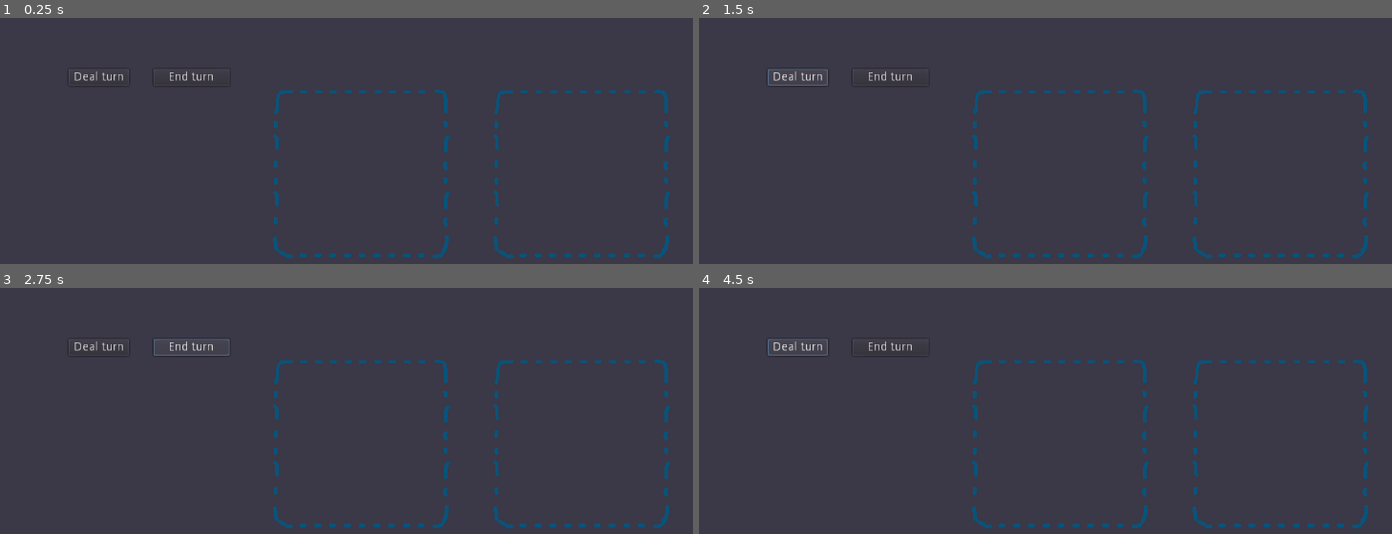
Above: before the commit, frames 1-4 (two rows, left to right).
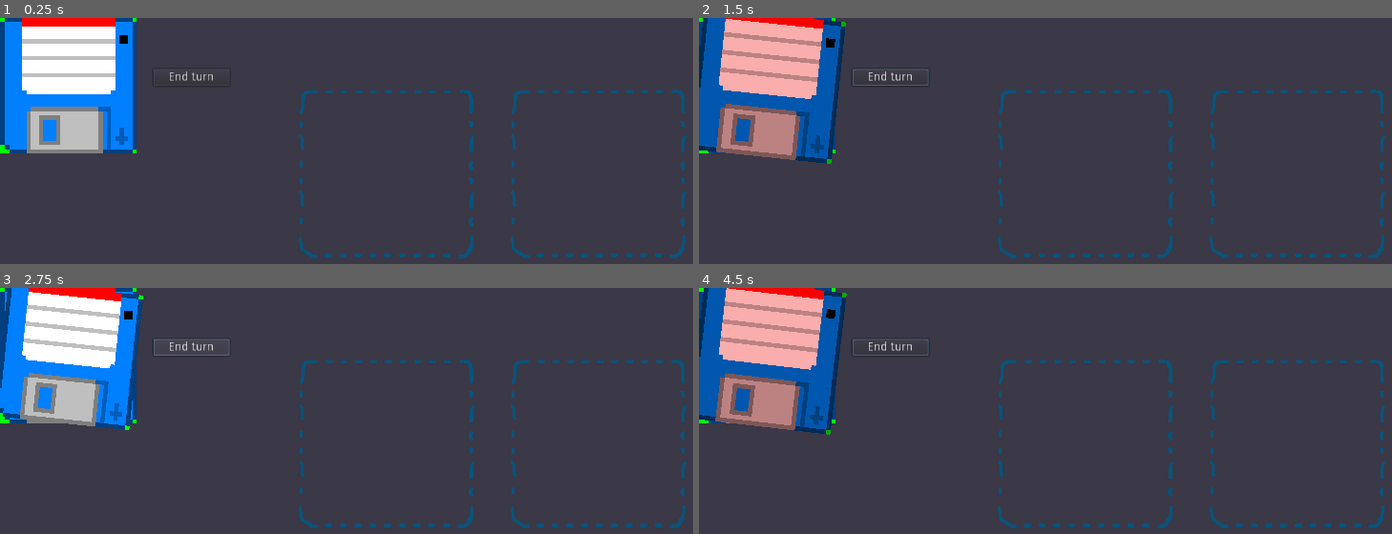
Above: after the commit, the same moments.

Repository: enricllagostera/card_system
Game: Godot game, scene res://workshop.tscn
Two runs of this game, one before a commit and one after it. Both use one fixed random seed, a clock stepped at 60 frames per second and the inputs below.
Inputs:
- Up to frame 1 (0.25 s): no input
- Up to frame 2 (1.5 s): click "End turn" at 0.5 s; click "Deal turn" at 1.25 s
- Up to frame 3 (2.75 s): click "End turn" at 2 s
- Up to frame 4 (4.5 s): click "Deal turn" at 2.75 s; click "End turn" at 3.5 s; click "Deal turn" at 4.25 s

The runs differ from the first frame. In frame 1, 13% of the frame differs, in the area x 0-100%, y 0-98%; in frame 2, 14%; in frame 3, 13%; in frame 4, 14%.
Error before the commit: Parse Error: The method "remove_from_top" isn't declared in the current class. (res://replicator.gd:12)

Commit message:
refactor(floppy_game): :art: Adapted classes to new CardContainer.

Diff:
--- a/floppy.gd
+++ b/floppy.gd
@@ -3,6 +3,7 @@
 class_name Floppy
 
 var _label := "" setget set_label, get_label
+var data = {}
 
 
 func set_label(new_label):
--- a/replicator.gd
+++ b/replicator.gd
@@ -5,10 +5,11 @@
 func run():
 	var result = []
 	print("run ", name, " logic")
-	var clone = _cards.peek_last().duplicate()
-	clone.set_id()
+	card = peek_last()
+	card.move_to(card.rect_position + Vector2(2000,0), 0.5)
+	var clone = {
+		"data": card.data.duplicate(true)
+	}
+	result.append(card)
 	result.append(clone)
-	result.append(_cards.peek_last())
-	card = remove_from_top()
-	card.move_to(card.rect_position + Vector2(2000,0), 0.5)
 	return result
--- a/scrapper.gd
+++ b/scrapper.gd
@@ -5,7 +5,11 @@
 func run():
 	var result = []
 	print("run ", name, " logic")
-	card = remove_from_top()
-	card.move_to_with_callback(card.rect_position+Vector2(0, -1000), 0.5, card, "queue_free")
+	card = peek_last()
+	card.move_to_with_callback(card.rect_position+Vector2(0, -1000), 0.5, self, "clean_up")
 	# result.append(card)
 	return result
+
+func clean_up():
+	remove(card)
+	card.queue_free()
--- a/tabletop.gd
+++ b/tabletop.gd
@@ -1,45 +1,3 @@
-extends Node2D
+extends CardContainer
 
 class_name Tabletop
-
-const UNLIMITED_CAPACITY := -1
-
-var cards :CardContainer
-
-export(int) var capacity setget set_capacity, get_capacity
-
-
-func _init():
-	cards = CardContainer.new()
-
-
-func add(card):
-	cards.add(card)
-
-
-func count():
-	return cards.count()
-
-
-func find(card):
-	return cards._find_by_id(card.id)
-
-
-func find_by_id(id):
-	return cards._find_by_id(id)
-
-
-func is_empty():
-	return cards.count() == 0
-
-
-func remove(card):
-	return cards.remove(card)
-
-
-func set_capacity(new_capacity):
-	cards.capacity = new_capacity
-
-
-func get_capacity():
-	return cards.capacity
--- a/workshop.gd
+++ b/workshop.gd
@@ -17,11 +17,22 @@
 	tabletop.capacity = tabletop_capacity
 	var initial_data = card_db.load()
 	for card_id in initial_data.keys():
-		var new_floppy = FloppyScene.instance()
-		add_child(new_floppy)
-		new_floppy.set_label(initial_data[card_id].label)
-		new_floppy.visible = false
+		var new_floppy = add_new_floppy(initial_data[card_id])
 		deck.add(new_floppy)
+	# Driver connections
+	for h in $Holders.get_children():
+		var _c = h.connect("card_placed", self, "_on_driver_card_placed", [h])
+		_c = h.connect("card_removed", self, "_on_driver_card_removed", [h])
+	fill_tabletop()
+
+
+func add_new_floppy(data):
+	var new_floppy = FloppyScene.instance()
+	add_child(new_floppy)
+	new_floppy.data = data
+	new_floppy.set_label(data.label)
+	new_floppy.visible = false
+	return new_floppy
 
 
 func fill_tabletop():
@@ -30,10 +41,10 @@
 		if deck.count() == 0:
 			_refill_player_deck()
 		if deck.count() > 0:
-			var c = deck.deal()
+			var c = deck.peek_last()
 			c.rect_position = Vector2(0,0)
 			c.visible = true
-			tabletop.add(c)
+			CardContainer.switch(c, deck, tabletop)
 
 
 func _on_DealTurnButton_button_up():
@@ -48,26 +59,24 @@
 		if (h as Holder).count() > 0:
 			var res = h.run()
 			for c in res:
-				discard_deck.add(c)
-
-
-func _on_floppy_discarded(card, _key):
-	card.visible = false
+				if c is Floppy:
+					CardContainer.switch(c, h, discard_deck)
+				else:
+					var new_floppy = add_new_floppy(c.data)
+					discard_deck.add(new_floppy)
+	fill_tabletop()
 
 
 func _refill_player_deck():
 	print("refilling deck")
 	for i in discard_deck.count():
-		var card = discard_deck.deal()
-		deck.add(card)
+		CardContainer.switch(discard_deck.peek_last(), discard_deck, deck)
 	deck.random_shuffle()
 
 
-
-func _on_drivers_card_removed(card):
-	if not discard_deck.has(card):
-		tabletop.add(card)
+func _on_driver_card_placed(card, driver):
+	CardContainer.switch(card, card.container, driver)
 
 
-func _on_drivers_card_added(card):
-	tabletop.remove(card)
+func _on_driver_card_removed(card, driver):
+	CardContainer.switch(card, driver, tabletop)
--- a/workshop.tscn
+++ b/workshop.tscn
@@ -25,32 +25,46 @@
 anchor_top = 0.0
 anchor_right = 0.0
 anchor_bottom = 0.0
-margin_left = 320.0
+margin_left = 350.0
 margin_top = 80.0
-margin_right = 530.0
+margin_right = 560.0
 margin_bottom = 290.0
 script = ExtResource( 5 )
+capacity = -1
+snap_on_drop = true
+snap_duration = 0.1
 
 [node name="Scrapper" parent="Holders" instance=ExtResource( 4 )]
 anchor_left = 0.0
 anchor_top = 0.0
 anchor_right = 0.0
 anchor_bottom = 0.0
-margin_left = 580.0
+margin_left = 600.0
 margin_top = 80.0
-margin_right = 790.0
+margin_right = 810.0
 margin_bottom = 290.0
 script = ExtResource( 6 )
+capacity = -1
+snap_on_drop = true
+snap_duration = 0.1
 
-[node name="Tabletop" type="Node2D" parent="."]
+[node name="Tabletop" type="Control" parent="."]
 script = ExtResource( 7 )
-capacity = 100
+__meta__ = {
+"_edit_use_anchors_": false
+}
 
-[node name="Deck" type="Node" parent="."]
+[node name="Deck" type="Control" parent="."]
 script = ExtResource( 2 )
+__meta__ = {
+"_edit_use_anchors_": false
+}
 
-[node name="DiscardDeck" type="Node" parent="."]
+[node name="DiscardDeck" type="Control" parent="."]
 script = ExtResource( 2 )
+__meta__ = {
+"_edit_use_anchors_": false
+}
 
 [node name="CardDb" type="Node" parent="."]
 script = ExtResource( 3 )
@@ -76,9 +90,5 @@
 __meta__ = {
 "_edit_use_anchors_": false
 }
-[connection signal="card_added" from="Holders/Replicator" to="." method="_on_drivers_card_added"]
-[connection signal="card_removed" from="Holders/Replicator" to="." method="_on_drivers_card_removed"]
-[connection signal="card_added" from="Holders/Scrapper" to="." method="_on_drivers_card_added"]
-[connection signal="card_removed" from="Holders/Scrapper" to="." method="_on_drivers_card_removed"]
 [connection signal="button_up" from="EndTurnButton" to="." method="_on_EndTurnButton_button_up"]
 [connection signal="button_up" from="DealTurnButton" to="." method="_on_DealTurnButton_button_up"]
